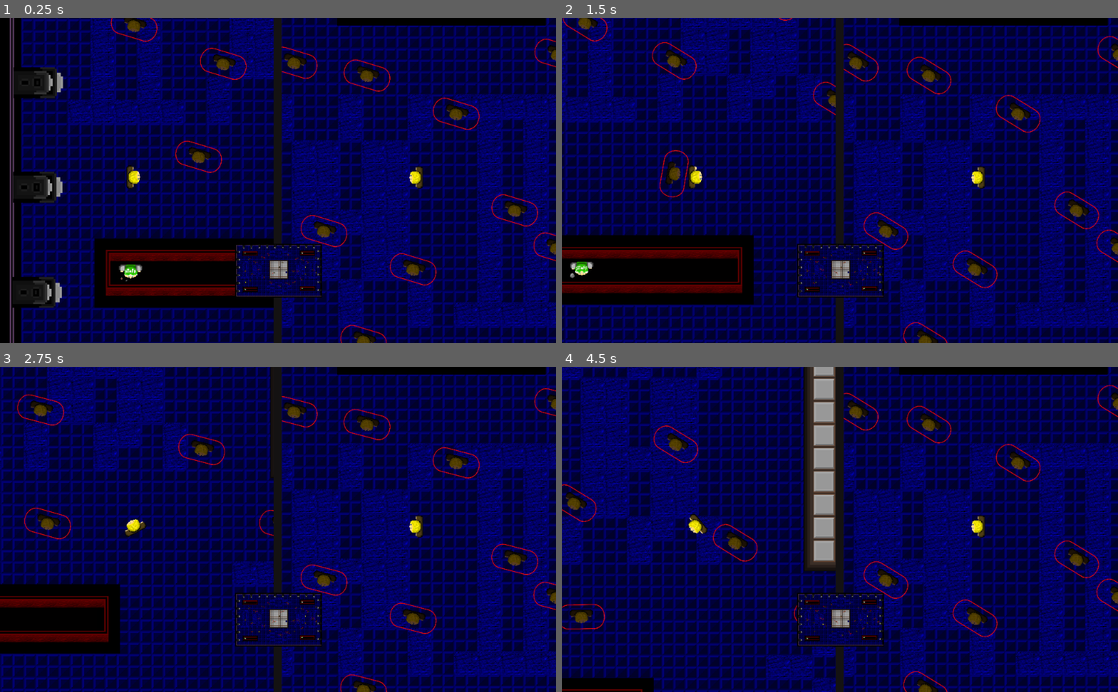
Above: before the commit, frames 1-4 (two rows, left to right).
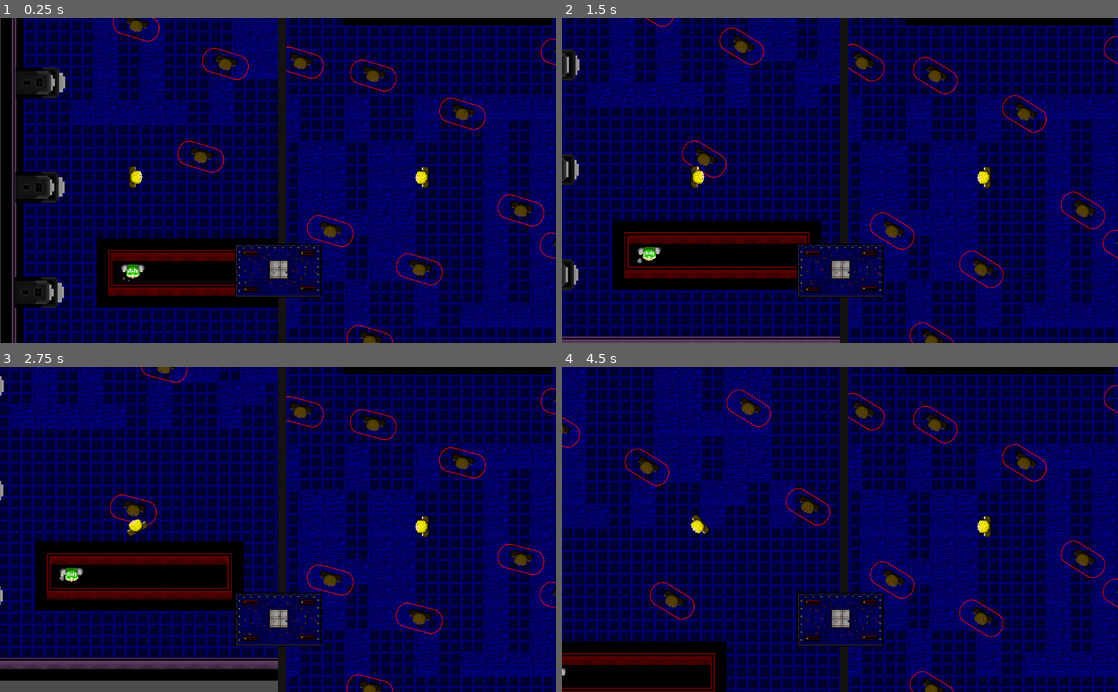
Above: after the commit, the same moments.

Repository: JoeWar99/RetroJam19-PSI
Game: Godot game, scene res://Game.tscn
The game is run twice, just before and just after one commit, with the same random seed, the same clock (stepped at 60 frames per second) and the same inputs.
Inputs:
- Up to frame 1 (0.25 s): no input
- Up to frame 2 (1.5 s): hold W (move_up_chase) from 0.53 s (still down)
- Up to frame 3 (2.75 s): release W (move_up_chase) at 2.03 s; hold A (move_left_chase) from 2.03 s (still down)
- Up to frame 4 (4.5 s): release A (move_left_chase) at 3.53 s; hold S (move_down_chase) 3.53-4.28 s; hold D (move_right_chase) from 4.28 s (still down)

The runs differ from the first frame. In frame 1, 37% of the frame differs, in the area x 0-100%, y 0-100%; in frame 2, 54%; in frame 3, 57%; in frame 4, 53%.

Commit message:
Game over implementado

Diff:
--- a/src/Ai.gd
+++ b/src/Ai.gd
@@ -4,6 +4,7 @@
 
 const BAR_TIME = 2
 const MOVE_SPEED = 200
+const MAX_TIME_COL_GAJO = 3 # 3 secs for game over
 # const TURN_ANGLE = PI / 64
 
 var goingToBar = false
@@ -12,7 +13,7 @@
 var reachedBar = 0
 var totalTime = 0
 var sinceLastEvent = 0
-
+var timeCollindingWithGajo = 0
 
 
 # Declare member variables here. Examples:
@@ -44,8 +45,13 @@
 		return bar.get_position()
 
 
+func _check_colliding_with_gajo(delta):
+	timeCollindingWithGajo += delta
+	if timeCollindingWithGajo > MAX_TIME_COL_GAJO:
+		world.worldState = world.worldEvent.END
+
+
 func _normal_action(delta):
-
 	var player_position = null
 	var Move = Vector2()
 	var self_position = null
@@ -78,7 +84,6 @@
 
 	else:
 		if sinceLastEvent > 5:
-			print("XEG")
 			sinceLastEvent = 0
 			var chance = randi() % 101 + 1
 			# 20 for debugging, around 5 when final
@@ -120,7 +125,7 @@
 				Move = Move.normalized()
 				global_rotation = Move.angle()
 				move_and_collide(Move * speed * delta)
-				return
+				_check_colliding_with_gajo(delta)
 
 	if world.worldState == world.worldEvent.CLOSING_HOUR:
 		goingToBar = true
--- a/src/Gajo.gd
+++ b/src/Gajo.gd
@@ -1,5 +1,6 @@
+extends KinematicBody2D
 
-extends KinematicBody2D
+onready var world = get_parent()
 
 const MOVE_SPEED = 180
 const TURN_ANGLE = PI / 64
@@ -14,6 +15,11 @@
 	$AnimatedSprite.play("chase-anim")
 
 func _physics_process(delta):
+	var body = get_node("body").get_overlapping_bodies()
+	if body.size() != 0:
+		for tinge in body:
+			if tinge.is_in_group("Gaja"):
+				world.worldState = world.worldEvent.END
 
 	var move_vec = Vector2()
 	if Input.is_action_pressed("move_up_chase"):
--- a/src/Gajo.tscn
+++ b/src/Gajo.tscn
@@ -25,6 +25,16 @@
 [node name="Gajo" type="KinematicBody2D"]
 script = ExtResource( 1 )
 
+[node name="body" type="Area2D" parent="."]
+editor/display_folded = true
+
+[node name="CollisionShape2D" type="CollisionShape2D" parent="body"]
+shape = SubResource( 1 )
+
+[node name="AnimatedSprite" type="AnimatedSprite" parent="body"]
+frames = SubResource( 2 )
+animation = "chase-anim"
+
 [node name="CollisionShape2D" type="CollisionShape2D" parent="."]
 shape = SubResource( 1 )
 
--- a/src/Game.tscn
+++ b/src/Game.tscn
@@ -15,17 +15,18 @@
 [node name="Viewports" type="HBoxContainer" parent="."]
 anchor_right = 1.0
 anchor_bottom = 1.0
+margin_right = 15.0
 custom_constants/separation = 15
 alignment = 1
 
 [node name="ViewportContainer1" type="ViewportContainer" parent="Viewports"]
-margin_right = 504.0
+margin_right = 512.0
 margin_bottom = 600.0
 size_flags_horizontal = 3
 stretch = true
 
 [node name="Viewport1" type="Viewport" parent="Viewports/ViewportContainer1"]
-size = Vector2( 504, 600 )
+size = Vector2( 512, 600 )
 handle_input_locally = false
 disable_3d = true
 usage = 0
@@ -42,14 +43,15 @@
 script = ExtResource( 3 )
 
 [node name="ViewportContainer2" type="ViewportContainer" parent="Viewports"]
-margin_left = 519.0
-margin_right = 1024.0
+editor/display_folded = true
+margin_left = 527.0
+margin_right = 1039.0
 margin_bottom = 600.0
 size_flags_horizontal = 3
 stretch = true
 
 [node name="Viewport2" type="Viewport" parent="Viewports/ViewportContainer2"]
-size = Vector2( 505, 600 )
+size = Vector2( 512, 600 )
 handle_input_locally = false
 disable_3d = true
 render_target_update_mode = 3
@@ -62,6 +64,7 @@
 script = ExtResource( 3 )
 
 [node name="Minimap" type="ViewportContainer" parent="."]
+editor/display_folded = true
 anchor_left = 0.5
 anchor_top = 1.0
 anchor_right = 0.5
@@ -69,7 +72,7 @@
 margin_left = -170.091
 margin_top = -235.858
 margin_right = 169.909
-margin_bottom = -35.8581
+margin_bottom = -35.8579
 
 [node name="Viewport" type="Viewport" parent="Minimap"]
 size = Vector2( 340, 200 )
--- /dev/null
+++ b/src/GameOverScreen.gd
@@ -0,0 +1,16 @@
+extends Node2D
+
+
+# Called when the node enters the scene tree for the first time.
+func _ready():
+	pass
+
+# Called every frame. 'delta' is the elapsed time since the previous frame.
+#func _process(delta):
+#	pass
+
+
+
+func _on_Button_pressed():
+	get_tree().change_scene("res://Game.tscn")
+	pass # Replace with function body.
--- /dev/null
+++ b/src/GameOverScreen.tscn
@@ -0,0 +1,49 @@
+[gd_scene load_steps=4 format=2]
+
+[ext_resource path="res://GameOverScreen.gd" type="Script" id=1]
+[ext_resource path="res://GameOverSprite.png" type="Texture" id=2]
+[ext_resource path="res://RestartButton.gd" type="Script" id=3]
+
+[node name="GameOverScreen" type="Node2D"]
+script = ExtResource( 1 )
+
+[node name="Sprite" type="Sprite" parent="."]
+position = Vector2( 512.727, 300.453 )
+scale = Vector2( 1.25097, 1.30238 )
+texture = ExtResource( 2 )
+
+[node name="Button" type="Button" parent="."]
+margin_left = 200.0
+margin_top = 306.0
+margin_right = 263.0
+margin_bottom = 460.0
+rect_scale = Vector2( 3.05876, 0.75728 )
+script = ExtResource( 3 )
+
+[node name="Label" type="Label" parent="Button"]
+margin_left = 13.0772
+margin_top = 92.4361
+margin_right = 58.0772
+margin_bottom = 123.436
+rect_scale = Vector2( 1.04496, 3.91595 )
+rect_pivot_offset = Vector2( 79.9182, 13.3808 )
+custom_colors/font_color = Color( 0.517647, 0.235294, 0.235294, 1 )
+text = "Restart
+"
+
+[node name="Button2" type="Button" parent="."]
+margin_left = 610.0
+margin_top = 304.0
+margin_right = 806.0
+margin_bottom = 423.0
+
+[node name="Label2" type="Label" parent="Button2"]
+margin_left = 170.0
+margin_top = 60.0
+margin_right = 271.0
+margin_bottom = 91.0
+rect_scale = Vector2( 2.42176, 2.76852 )
+rect_pivot_offset = Vector2( 79.9182, 13.3808 )
+custom_colors/font_color = Color( 0.517647, 0.235294, 0.235294, 1 )
+text = "Quit"
+[connection signal="pressed" from="Button" to="." method="_on_Button_pressed"]
--- /dev/null
+++ b/src/RestartButton.gd
@@ -0,0 +1,14 @@
+extends Button
+
+# Declare member variables here. Examples:
+# var a = 2
+# var b = "text"
+
+# Called when the node enters the scene tree for the first time.
+func _ready():
+	pass # Replace with function body.
+
+
+# Called every frame. 'delta' is the elapsed time since the previous frame.
+#func _process(delta):
+#	pass
--- a/src/World.gd
+++ b/src/World.gd
@@ -49,6 +49,9 @@
 		worldEvent.CLOSING_HOUR:
 			if(total > 65):
 				worldState = worldEvent.END
+		worldEvent.END:
+			get_tree().change_scene("res://GameOverScreen.tscn")
+			worldState = worldEvent.DEFAULT
 
 # Declare member variables here. Examples:
 var lastSpawn = 0
Binary file added: src/GameOverSprite.png
Not shown, changed: src/GameOverSprite.png.import
Binary file removed: src/icon.png
Not shown, added: Sprites/GameOverSprite.png
